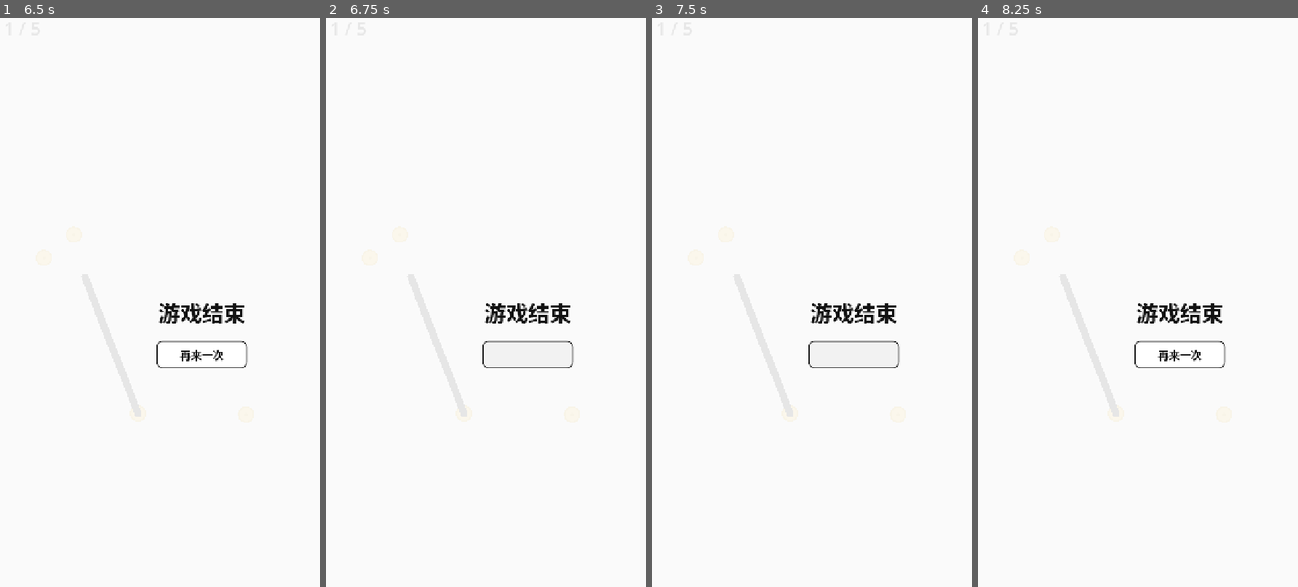
Above: before the commit, frames 1-4 (left to right).
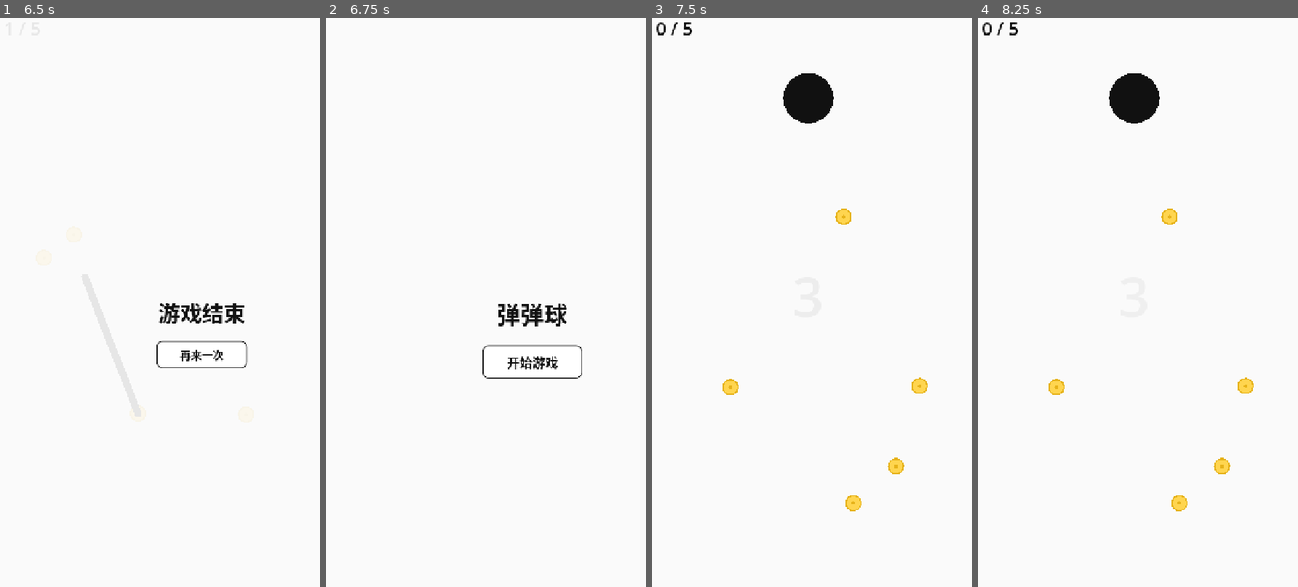
Above: after the commit, the same moments.

Repository: day-dreamer-11/bounce-line-
Game: Godot game, scene res://scenes/TrailDemo.tscn
Two runs of this game, one before a commit and one after it. Both use one fixed random seed, a clock stepped at 60 frames per second and the inputs below.
Inputs (mouse positions are in pixels of both pictures, inside the frame that each line leads up to):
- Up to frame 1 (6.5 s): click "开始游戏" at 0.5 s; tap Enter at 1.25, 2.75 s; move the mouse to (227, 268) at 1.27 s; click (227, 268) at 1.42 s; tap Space at 2, 3.5 s; drag from (89, 325) to (246, 416) at 2.02 s; move the mouse to (188, 165) at 2.77 s; click (188, 165) at 2.92 s; drag from (140, 410) to (44, 256) at 3.52 s; move the mouse to (256, 382) at 4.27 s; click (256, 382) at 4.42 s; drag from (57, 211) to (137, 416) at 5.02 s; move the mouse to (172, 296) at 5.77 s; click (172, 296) at 5.92 s
- Up to frame 2 (6.75 s): click (527, 353) at 6.5 s, where only the run after the commit has a clickable "再来一次"
- Up to frame 3 (7.5 s): click (856, 359) at 7.25 s, where only the run after the commit has a clickable "开始游戏"
- Up to frame 4 (8.25 s): tap Enter at 8 s; drag from (1086, 148) to (1067, 325) at 8.02 s

Frame 1 is identical in both runs. In frame 2, 1.2% of the frame differs, in the area x 48-80%, y 50-64%; in frame 3, 2.5%; in frame 4, 2.7%, in the area x 1-87%, y 0-87%.

Commit message:
fix: Set result screens to PROCESS_MODE_ALWAYS
Buttons now work during pause — click "再来一次" properly
unpauses and reloads the scene.

Co-Authored-By: Claude Opus 4.7 <noreply@anthropic.com>

Diff:
--- a/scripts/coin_container.gd
+++ b/scripts/coin_container.gd
@@ -79,6 +79,7 @@
 
 	var canvas := CanvasLayer.new()
 	canvas.name = "VictoryUI"
+	canvas.process_mode = Node.PROCESS_MODE_ALWAYS
 	add_child(canvas)
 
 	var bg := ColorRect.new()
--- a/scripts/trail_system.gd
+++ b/scripts/trail_system.gd
@@ -187,6 +187,7 @@
 func _show_result(text: String) -> void:
 	var canvas := CanvasLayer.new()
 	canvas.name = "ResultScreen"
+	canvas.process_mode = Node.PROCESS_MODE_ALWAYS
 	add_child(canvas)
 
 	var bg := ColorRect.new()
